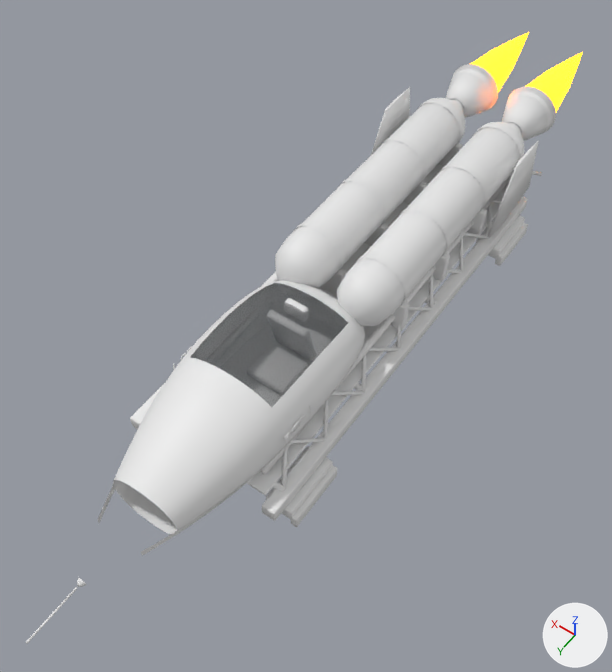
What one commit did to the Blender file ragdoll-crash-physics/blender/out/RocketSled.blend.
Both versions are drawn from a camera (50 mm lens) standing at (-10.1, 16.7, 23.8) and looking at (0.2, 2.3, 1.2). The axes (+X, +Y, +Z) are drawn at lower right. The lights are the same throughout. The picture after the commit comes second.

Script lines for the objects in view, before the commit:
```python
ob_rocketsled_body = bpy.data.objects.new('RocketSled_Body', me_rocketsled_body)
ob_rocketsled_body.location = (0.0, 0.0, 0.0)
ob_rocketsled_glass = bpy.data.objects.new('RocketSled_Glass', me_rocketsled_glass)
ob_rocketsled_glass.location = (0.0, 0.0, 0.0)
ob_rocketsled_lights = bpy.data.objects.new('RocketSled_Lights', me_rocketsled_lights)
ob_rocketsled_lights.location = (0.0, 0.0, 0.0)
ob_rocketsled_trim = bpy.data.objects.new('RocketSled_Trim', me_rocketsled_trim)
ob_rocketsled_trim.location = (0.0, 0.0, 0.0)
```
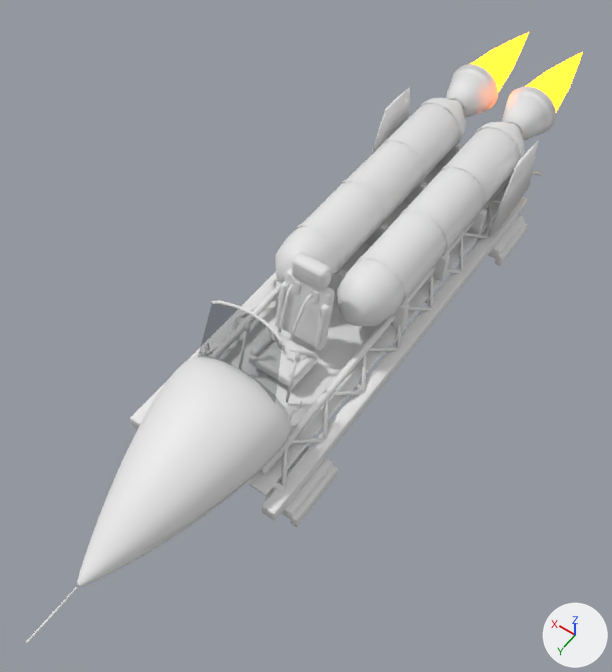
What changed in the scene script:
```text
Add mat_rocketsled_interior_pbr:
    mat_rocketsled_interior_pbr = principled_material('RocketSled_Interior_PBR')
    mat_rocketsled_interior_pbr.base_color = (0.8, 0.8, 0.8)  # white #e7e7e7
Change me_rocketsled_glass:
    used by ob_rocketsled_glass; location = (0.0, 0.0, 0.0)
    remove me_rocketsled_glass.from_pydata(...)  # 153 vertices, 128 faces; spans x -1.58..1.58, y 2.37..6.45, z 3.16..3.99
    add me_rocketsled_glass.from_pydata(...)  # 22 vertices, 10 faces; spans x -1.45..1.45, y 5.25..6.2, z 3.3..5.45
    me_rocketsled_glass part 3: the whole mesh is rebuilt
Change me_rocketsled_body:
    used by ob_rocketsled_body; location = (0.0, 0.0, 0.0)
    remove me_rocketsled_body.from_pydata(...)  # 2613 vertices, 2408 faces; spans x -2.8..2.8, y -10.8..13.2, z 0.8..4.1
    add me_rocketsled_body.from_pydata(...)  # 2554 vertices, 2486 faces; spans x -2.8..2.8, y -10.8..13.2, z 0.9..4.1
    me_rocketsled_body part 1: 368 vertices moved from x -2.2..2.2, y 3.2..7.5, z 0.8..3.8 to x -2.0..2.0, y 5.7..7.6, z 0.9..3.8; 656 vertices removed from x -2.2..2.2, y 1.2..7.5, z 0.9..3.9; 149 vertices added at x -2.0..2.0, y 5.6..7.6, z 1.3..3.8
    me_rocketsled_body part 2: 2 vertices moved within x -1.0..1.0, y 10.9, z 1.7; 448 vertices added at x -1.0..1.0, y 10.9..12.9, z 1.1..2.7
Change me_rocketsled_trim:
    used by ob_rocketsled_trim; location = (0.0, 0.0, 0.0)
    remove me_rocketsled_trim.from_pydata(...)  # 4700 vertices, 3742 faces; spans x -3.3..3.3, y -10.8..15.0, z 0.0..4.0
    add me_rocketsled_trim.from_pydata(...)  # 4598 vertices, 3642 faces; spans x -3.3..3.3, y -10.8..15.0, z 0.0..5.5
    me_rocketsled_trim part 4: a new loose piece of 66 vertices spanning x -1.3..1.3, y 5.2..5.5, z 5.3..5.5, in mat_rocketsled_trim_pbr (its picture is missing)
    me_rocketsled_trim part 5: 7 loose pieces with 296 vertices, spanning x -0.8..2.2, y 3.0..6.6, z 1.5..3.8, are deleted
    other edits to the shape of me_rocketsled_trim do not show in these pictures
Add me_rocketsled_interior:
    me_rocketsled_interior.from_pydata(...)  # 980 vertices, 918 faces; spans x -1.03..1.03, y 2.1..5.95, z 1.29..5.0
    me_rocketsled_interior.polygons.foreach_set('use_smooth', [True] * 918)
    me_rocketsled_interior.materials.append(mat_rocketsled_interior_pbr)  # its picture is missing
Add ob_rocketsled_interior:
    ob_rocketsled_interior = bpy.data.objects.new('RocketSled_Interior', me_rocketsled_interior)
    ob_rocketsled_interior.location = (0.0, 0.0, 0.0)
```

Location of each change, (x1, y1, x2, y2) in pixels of the pictures (612 x 672 px; the box of a moved part takes in the faces that stretch with it):
'RocketSled_Glass', reshaped (47% narrower, 20% shorter): before (190, 283, 348, 407); after (198, 304, 282, 403)
'RocketSled_Interior', added: after (275, 252, 335, 403)
part 1 of me_rocketsled_body, moved or reshaped: before (154, 281, 365, 478); after (153, 357, 290, 479)
part 2 of me_rocketsled_body, built on: before (104, 495, 168, 546); after (78, 480, 177, 585)
part 4 of me_rocketsled_trim, added: after (211, 300, 284, 343)
part 5 of me_rocketsled_trim, deleted: before (173, 298, 308, 369)
